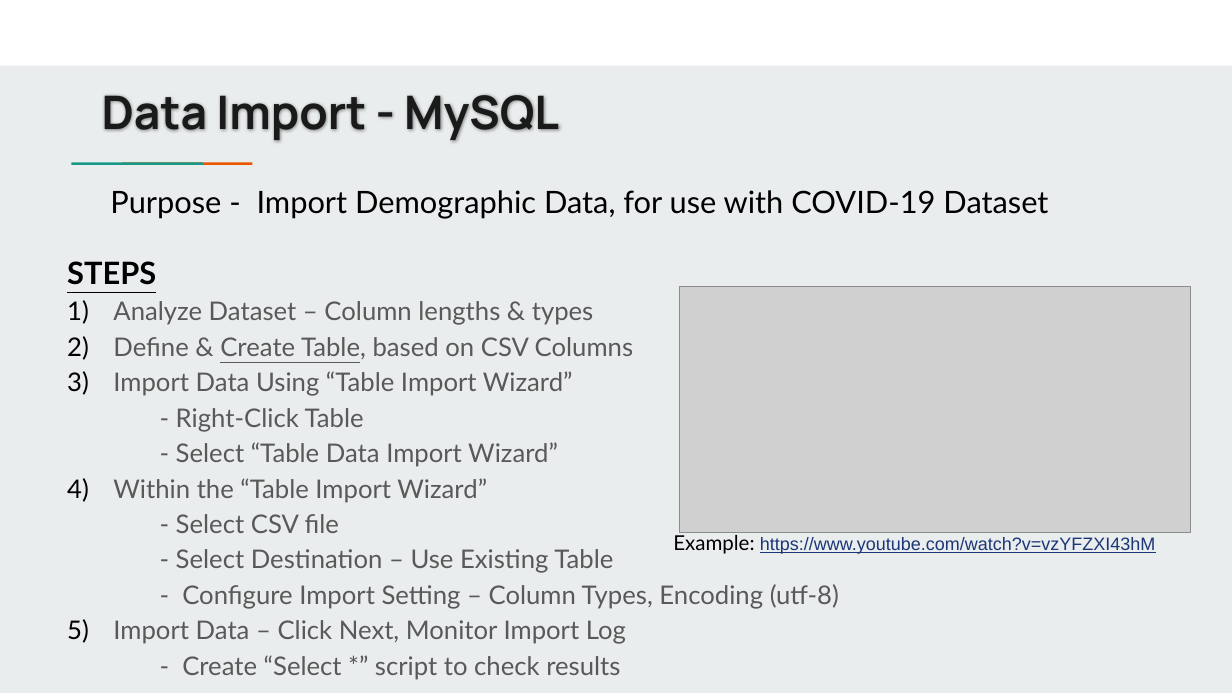
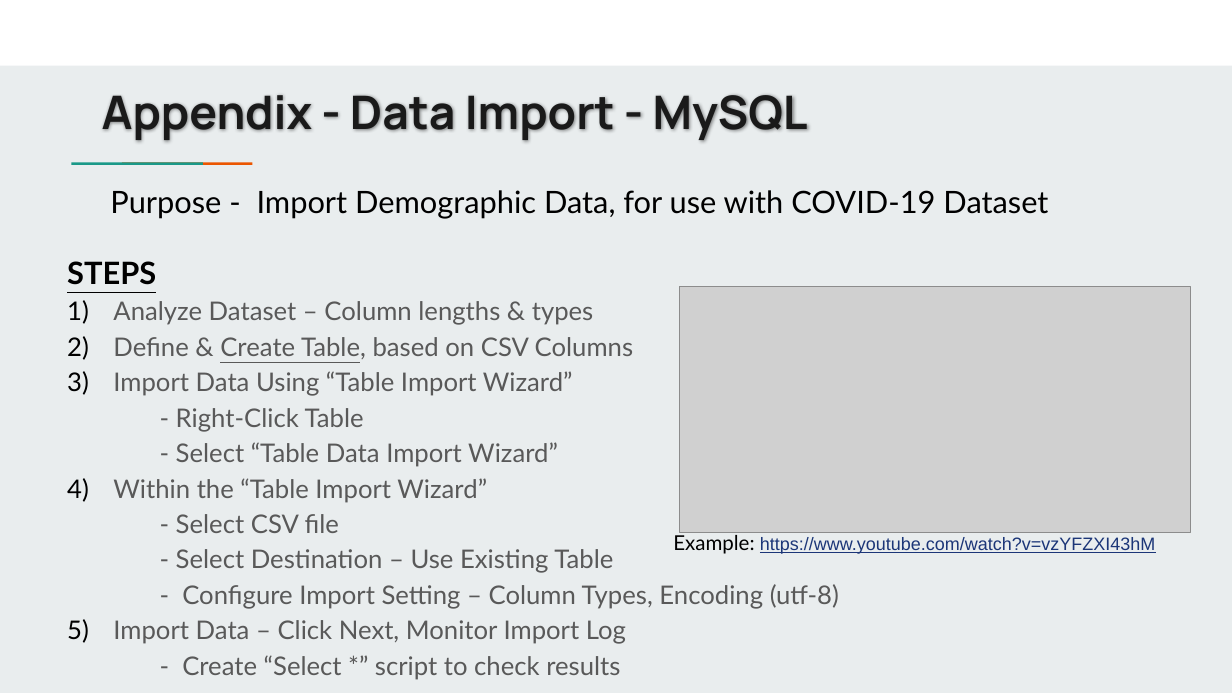
Before and after one commit to jbergmann56/OSDA-DataManipulationAndManagement, a slide deck: slide 15 of Lectures/(2) Writing Queries.pptx. Drawn at 1232x693 pixels with LibreOffice and Linux fonts; fonts in the diff are those of the drawing; grey boxes stand for pictures. Boxes give left, top, right and bottom in pixels: in the first picture for what was removed or moved away, otherwise in the second. Text is boxed around its words. In the diff, an @@ line names an element or a change of style, - is before the commit and + after.

```diff
--- a/Lectures/(2) Writing Queries.pptx
+++ b/Lectures/(2) Writing Queries.pptx
@@ title at (x1=102, y1=95, x2=808, y2=141): text changed @@
-Data Import - MySQL
+Appendix - Data Import - MySQL
```
Also in this commit, not shown: 31 other files.
